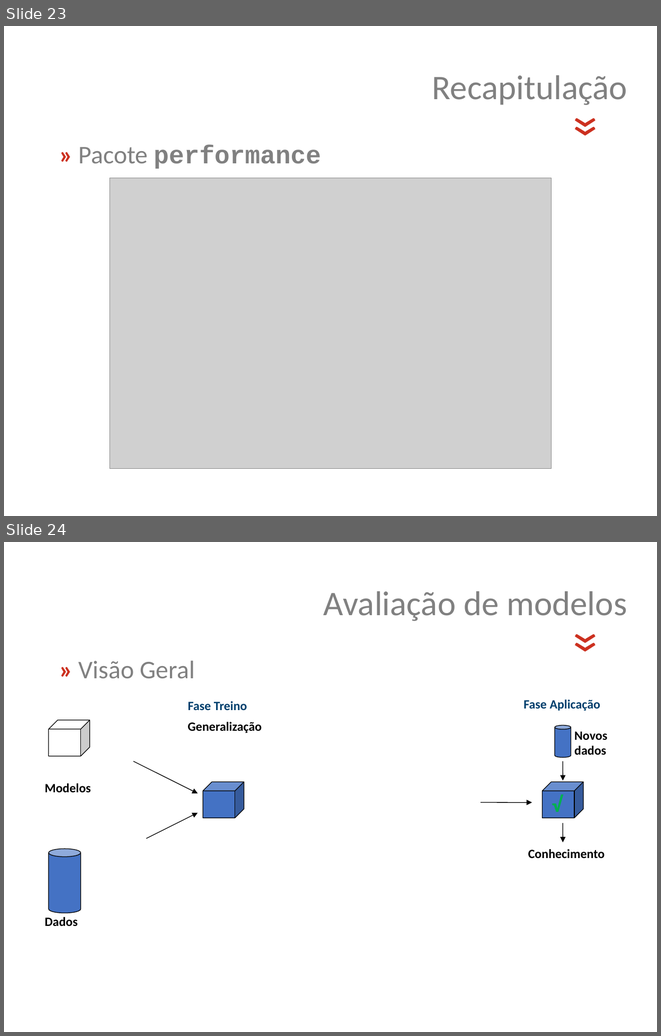
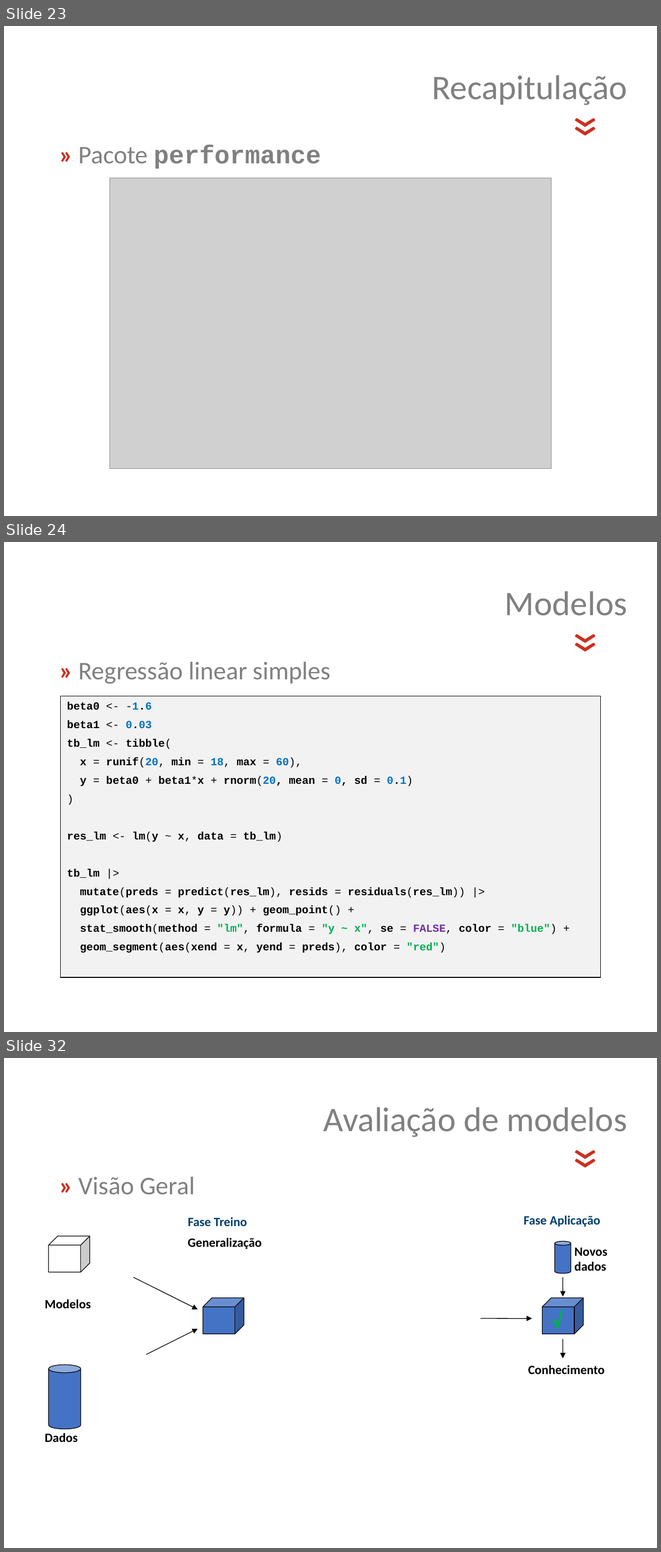
Before and after one commit to jsollari/DSR-II2024, a slide deck: docs/DSR-II2024_JL_slides.pptx. Shown one above the other, each under a label of ours: slides 23 and 24 before the commit, slides 23, 24 and 32 after it; the slides between them are not shown. The pictures are 661x1036 and 661x1552 pixels, drawn with LibreOffice and Linux fonts; fonts in the diff are those of the drawing; grey boxes stand for pictures; background and template pictures are left out. Boxes give left, top, right and bottom in pixels: in the first picture for what was removed or moved away, otherwise in the second. Text is boxed around its words. In the diff, an @@ line names an element or a change of style, - is before the commit and + after.

```diff
--- a/docs/DSR-II2024_JL_slides.pptx
+++ b/docs/DSR-II2024_JL_slides.pptx
@@ slide 24 added at [4, 542, 657, 1032], background #FFFFFF @@
@@ text added at [505, 591, 627, 616], 38 pt, text #808080 @@
+Modelos
@@ text added at [541, 627, 613, 663], 60 pt, text #CC301F @@
+«
@@ text added at [79, 662, 331, 684], 28 pt, text #808080 @@
+» Regressão linear simples
@@ rectangle added at [61, 696, 601, 978], fill #F2F2F2, outline #000000 0.75 pt, 12 pt, text #000000, bold @@
+beta0 <- -1.6
+beta1 <- 0.03
+tb_lm <- tibble(
+x = runif(20, min = 18, max = 60),
+y = beta0 + beta1*x + rnorm(20, mean = 0, sd = 0.1)
+)
+res_lm <- lm(y ~ x, data = tb_lm)
+tb_lm |>
+mutate(preds = predict(res_lm), resids = residuals(res_lm)) |>
+ggplot(aes(x = x, y = y)) + geom_point() +
+stat_smooth(method = "lm", formula = "y ~ x", se = FALSE, color = "blue") +
+geom_segment(aes(xend = x, yend = preds), color = "red")
@@ what was slide 24 is now slide 32 @@
```
Also in this commit, not shown: 11 slides changed, 8 other slides added, 35 other files.
